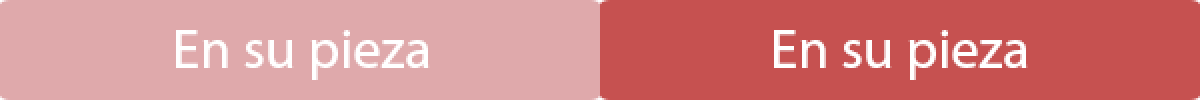
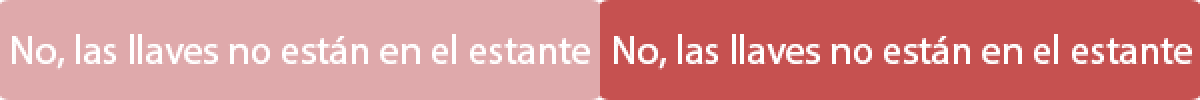
Layered file, before and after one edit (1200×100). Changes by layer:
added layer "No, las llaves no están en el estante copy" above "Sí, las llaves están en el estante copy" over [614, 34, 1192, 70]
hid "En su pieza" over [774, 30, 1028, 80]
renamed "En su pieza" to "No, las llaves no están en el estante", painted on it over [12, 30, 590, 80]
